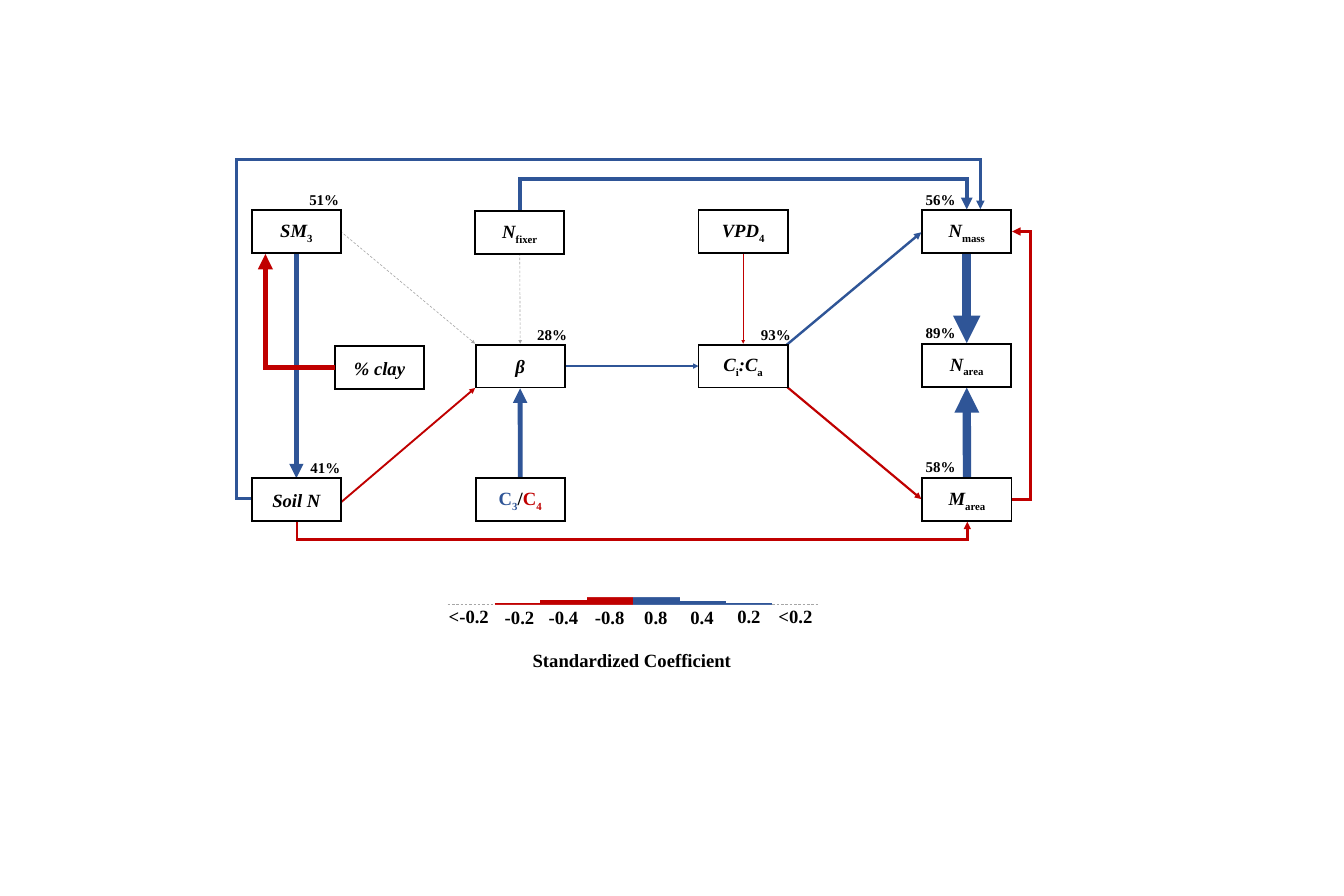
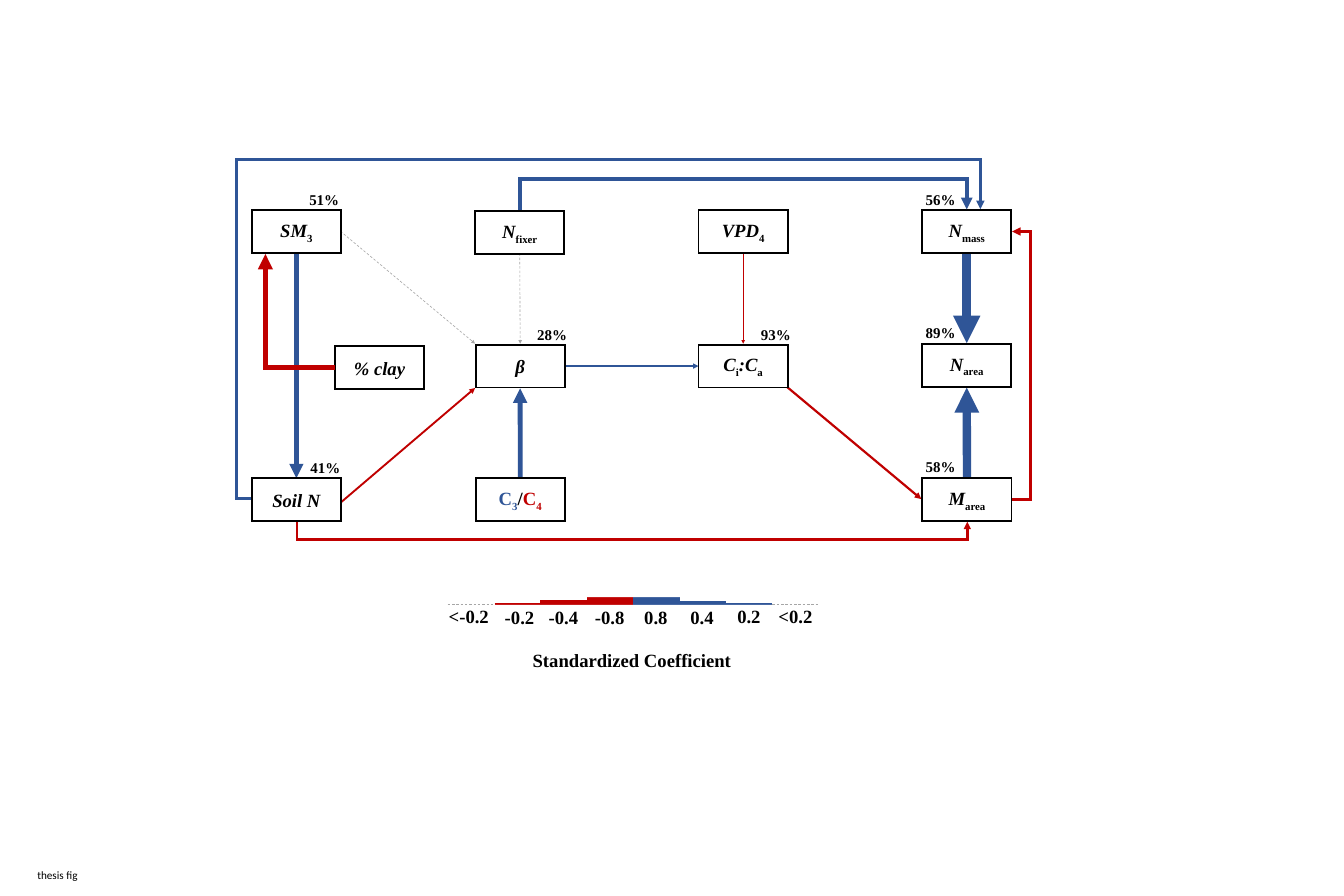
Before and after one commit to eaperkowski/TX_ecolab_leafNitrogen, a slide deck: slide 2 of working_drafts/figs/TXeco_SEM_ppt_fig.pptx. Drawn at 1344x896 pixels with LibreOffice and Linux fonts; fonts in the diff are those of the drawing. Boxes give left, top, right and bottom in pixels: in the first picture for what was removed or moved away, otherwise in the second. Text is boxed around its words. In the diff, an @@ line names an element or a change of style, - is before the commit and + after.

```diff
--- a/working_drafts/figs/TXeco_SEM_ppt_fig.pptx
+++ b/working_drafts/figs/TXeco_SEM_ppt_fig.pptx
@@ arrow removed from (774, 356) to (922, 233) @@
@@ text added at [37,871,77,881], 18 pt, text #000000 @@
+thesis fig
```
Also in this commit, not shown: 2 slides added, 10 other files.
